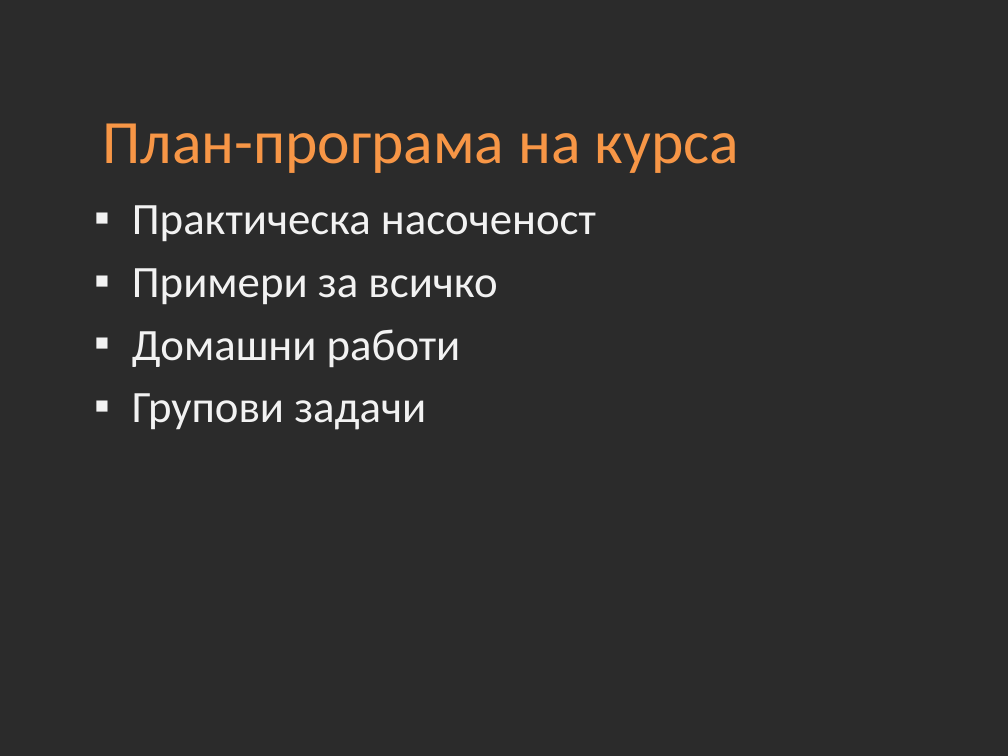
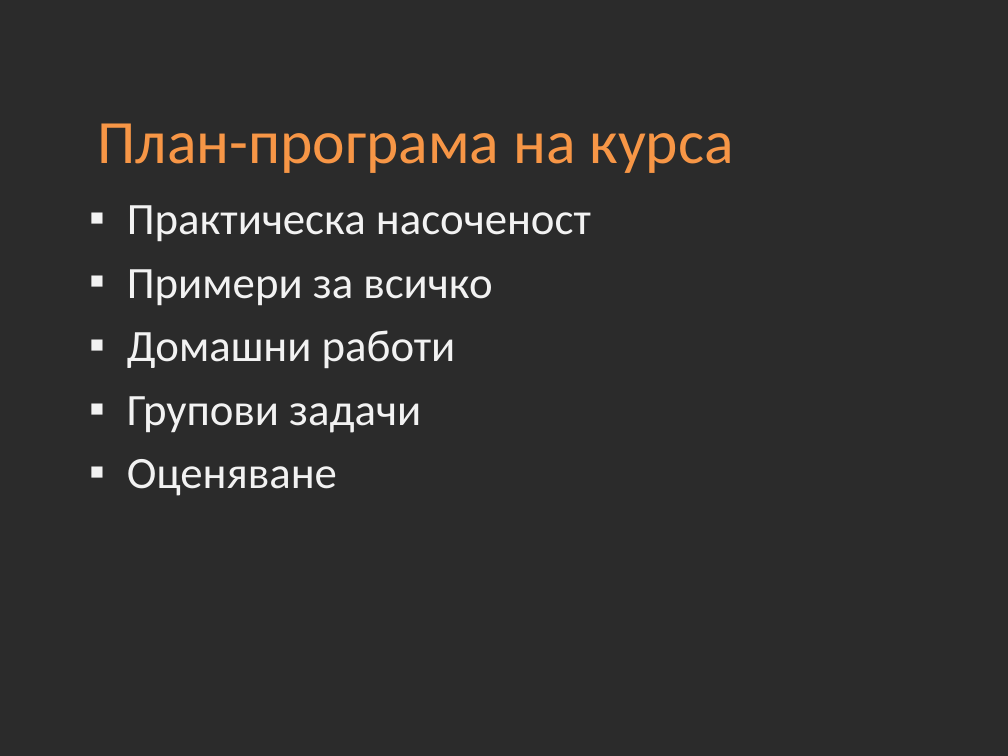
Before and after one commit to Academy-Soft-Intellect/Front-End-Course, a slide deck: slide 4 of 01-Introduction-into-Course.pptx. Drawn at 1008x756 pixels with LibreOffice and Linux fonts; fonts in the diff are those of the drawing; background and template pictures are left out; a plain dark background stands for a picture behind light text. Boxes give left, top, right and bottom in pixels: in the first picture for what was removed or moved away, otherwise in the second. Text is boxed around its words. In the diff, an @@ line names an element or a change of style, - is before the commit and + after.

```diff
--- a/01-Introduction-into-Course.pptx
+++ b/01-Introduction-into-Course.pptx
@@ title "План-програма на курса": place and size @@
-title "План-програма на курса" at bbox=[102, 123, 739, 173]
+title "План-програма на курса" at bbox=[97, 123, 734, 173]
@@ text at bbox=[127, 459, 337, 496]: paragraph added @@
+▪ Оценяване
```
Also in this commit, not shown: 5 other slides changed, 1 slide added, 5 other files.
